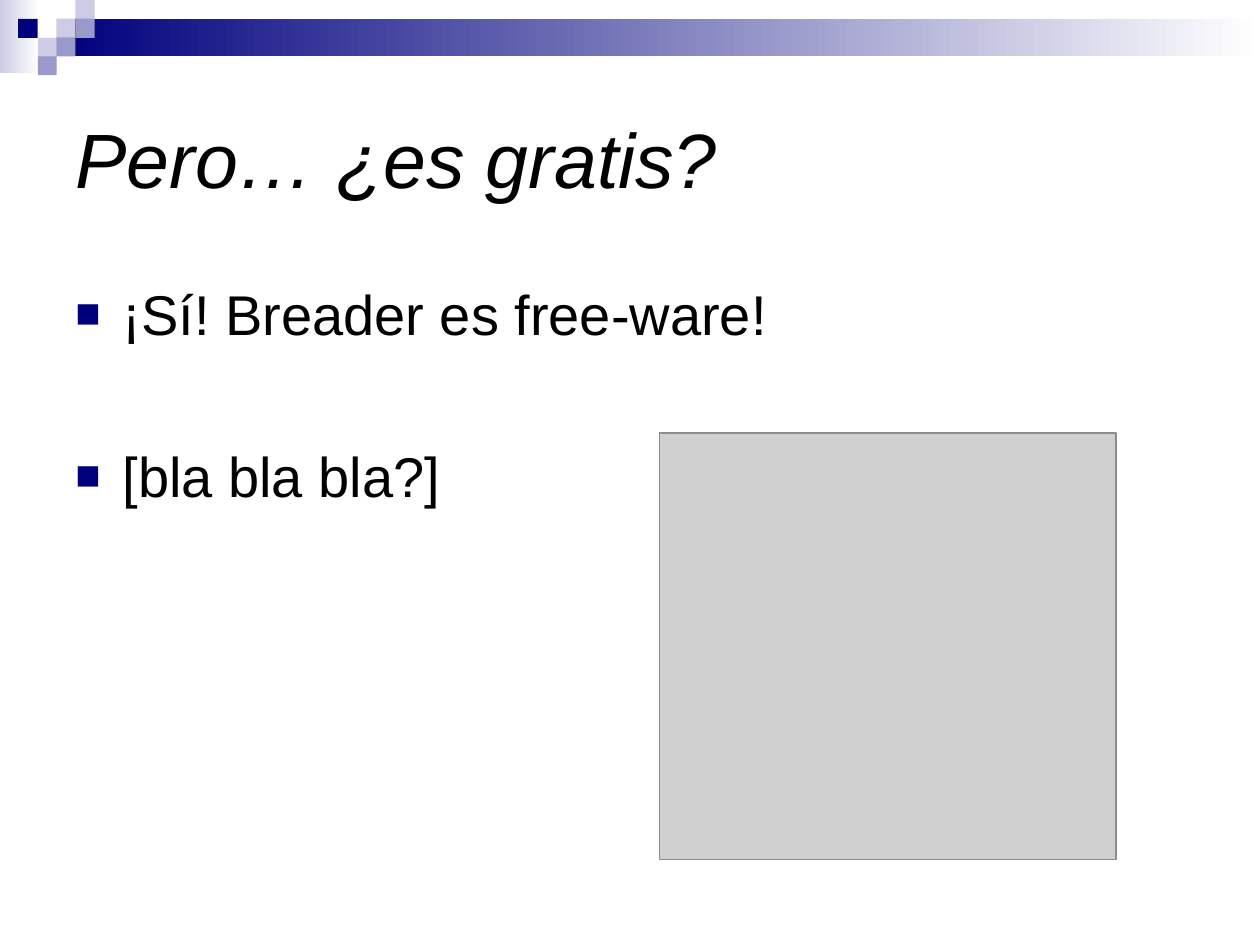
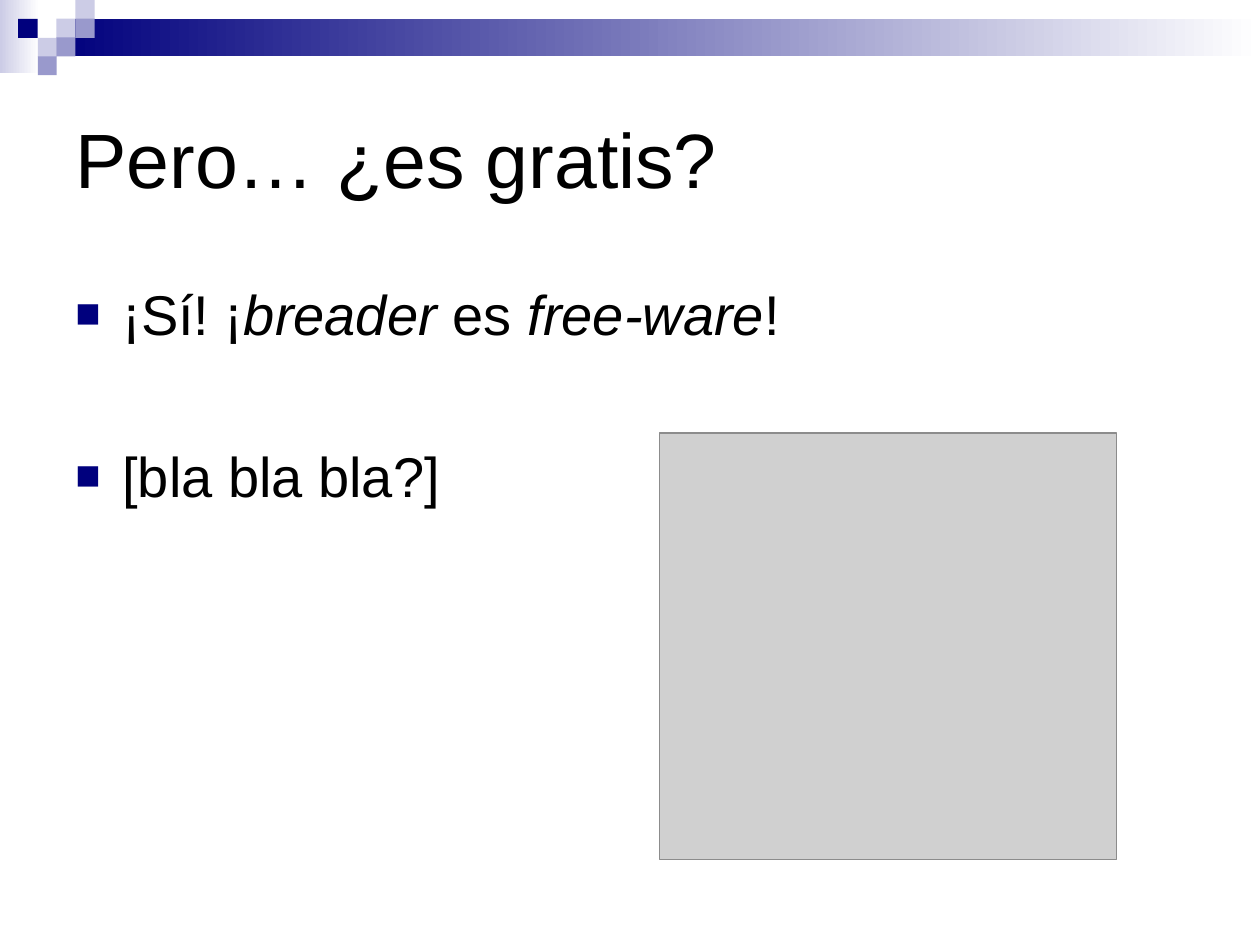
Before and after one commit to pablorusso/breader, a slide deck: slide 7 of disenio/presentacion.ppt. Drawn at 1260x945 pixels with LibreOffice and Linux fonts; fonts in the diff are those of the drawing; grey boxes stand for pictures. Boxes give left, top, right and bottom in pixels: in the first picture for what was removed or moved away, otherwise in the second. Text is boxed around its words. In the diff, an @@ line names an element or a change of style, - is before the commit and + after.

```diff
--- a/disenio/presentacion.ppt
+++ b/disenio/presentacion.ppt
@@ title "Pero… ¿es gratis?" at [75, 132, 717, 203]: italic off @@
@@ text at [122, 293, 780, 344]: text changed; italic on @@
-■ ¡Sí! Breader es free-ware!
+■ ¡Sí! ¡breader es free-ware!
```
Also in this commit, not shown: 10 other slides changed.
